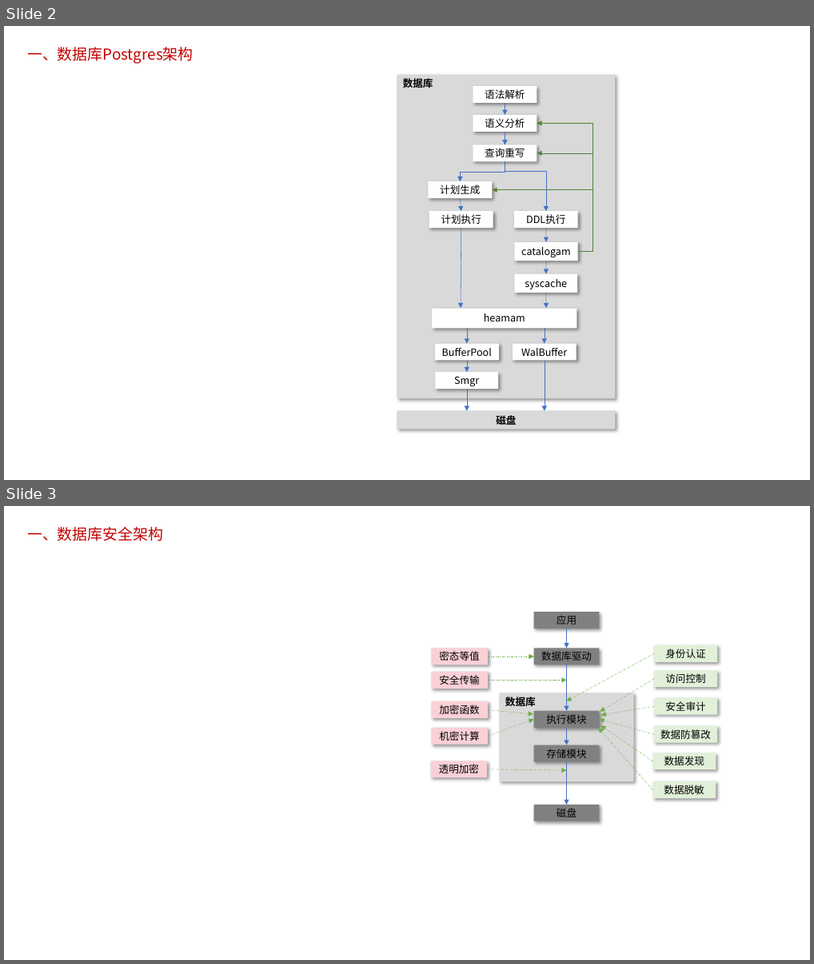
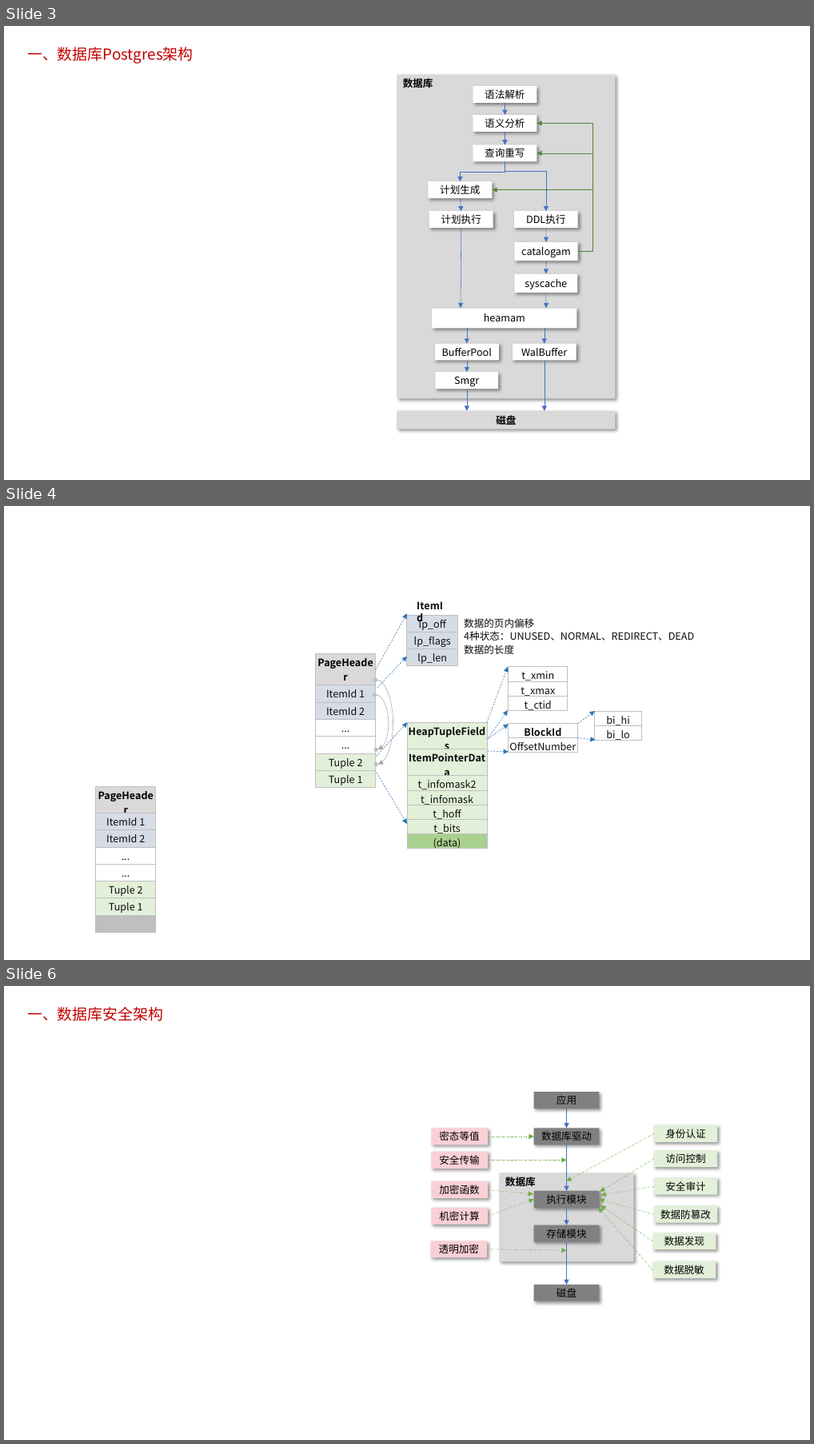
Before and after one commit to poorkk/lorand, a slide deck: source/doc/数据库安全.pptx. Shown one above the other, each under a label of ours: slides 2 and 3 before the commit, slides 3, 4 and 6 after it; the slides between them are not shown. The pictures are 814x964 and 814x1444 pixels, drawn with LibreOffice and Linux fonts; fonts in the diff are those of the drawing. Boxes give left, top, right and bottom in pixels: in the first picture for what was removed or moved away, otherwise in the second. Text is boxed around its words. In the diff, an @@ line names an element or a change of style, - is before the commit and + after.

```diff
--- a/source/doc/数据库安全.pptx
+++ b/source/doc/数据库安全.pptx
@@ slide 4 added at bbox=[4, 506, 810, 960], background #FFFFFF @@
@@ arrow added from (376, 669) to (407, 614), #2E75B6 0.5 pt dashed @@
@@ table added at bbox=[407, 615, 458, 667], 3 rows, 1 columns @@
+lp_off
+lp_flags
+lp_len
@@ text added at bbox=[464, 618, 534, 628], 12 pt, text #0D0D0D @@
+数据的页内偏移
@@ text added at bbox=[464, 631, 694, 640], 12 pt, text #0D0D0D @@
+4种状态：UNUSED、NORMAL、REDIRECT、DEAD
@@ text added at bbox=[464, 644, 514, 654], 12 pt, text #0D0D0D @@
+数据的长度
@@ table added at bbox=[315, 654, 375, 788], 7 rows, 1 columns @@
+PageHeader
+ItemId 1
+ItemId 2
+...
+...
+Tuple 2
+Tuple 1
@@ arrow added from (378, 688) to (407, 656), #2E75B6 0.5 pt dashed @@
@@ arrow added from (487, 723) to (508, 667), #2E75B6 0.5 pt dashed @@
@@ table added at bbox=[509, 667, 568, 714], 3 rows, 1 columns @@
+t_xmin
+t_xmax
+t_ctid
@@ text added at bbox=[326, 689, 357, 697], 12 pt, text #0D0D0D, bold @@
+ItemId
@@ ellipse added at bbox=[373, 693, 378, 697], fill #BFBFBF @@
@@ ellipse added at bbox=[374, 678, 378, 682], fill #BFBFBF @@
@@ curved arrow added from (378, 680) to (378, 764), #A5A5A5 0.5 pt @@
@@ curved arrow added from (378, 695) to (378, 750), #A5A5A5 0.5 pt @@
@@ arrow added from (489, 738) to (508, 710), #2E75B6 0.5 pt dashed @@
@@ arrow added from (578, 723) to (595, 711), #2E75B6 0.5 pt dashed @@
@@ table added at bbox=[595, 711, 642, 744], 2 rows, 1 columns @@
+bi_hi
+bi_lo
@@ arrow added from (376, 756) to (407, 723), #2E75B6 0.5 pt dashed @@
@@ table added at bbox=[407, 723, 488, 852], 7 rows, 1 columns @@
+HeapTupleFields
+ItemPointerData
+t_infomask2
+t_infomask
+t_hoff
+t_bits
+(data)
@@ arrow added from (488, 739) to (509, 724), #2E75B6 0.5 pt dashed @@
@@ table added at bbox=[509, 723, 578, 756], 2 rows, 1 columns @@
+BlockId
+OffsetNumber
@@ arrow added from (578, 738) to (596, 740), #2E75B6 0.5 pt dashed @@
@@ ellipse added at bbox=[374, 748, 378, 752], fill #BFBFBF @@
@@ ellipse added at bbox=[374, 762, 378, 766], fill #BFBFBF @@
@@ arrow added from (488, 751) to (509, 752), #2E75B6 0.5 pt dashed @@
@@ table added at bbox=[96, 787, 156, 923], 8 rows, 1 columns @@
+PageHeader
+ItemId 1
+ItemId 2
+...
+...
+Tuple 2
+Tuple 1
+
@@ arrow added from (378, 772) to (407, 824), #2E75B6 0.5 pt dashed @@
@@ what was slide 2 is now slide 3 @@
@@ what was slide 3 is now slide 6 @@
```
Also in this commit, not shown: 2 other slides added, 1 other file.
